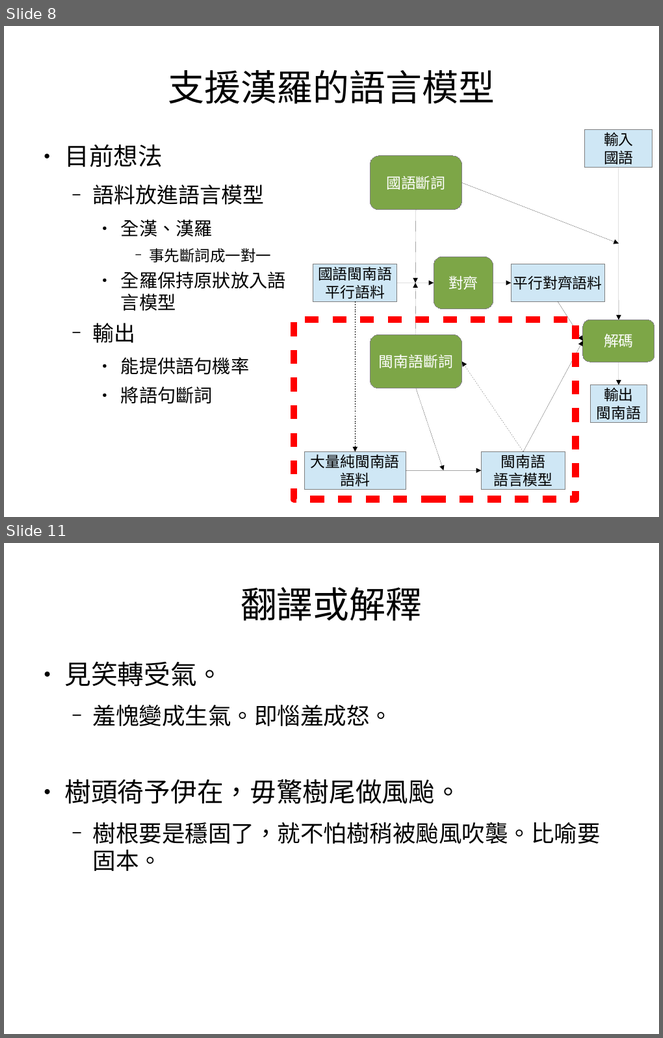
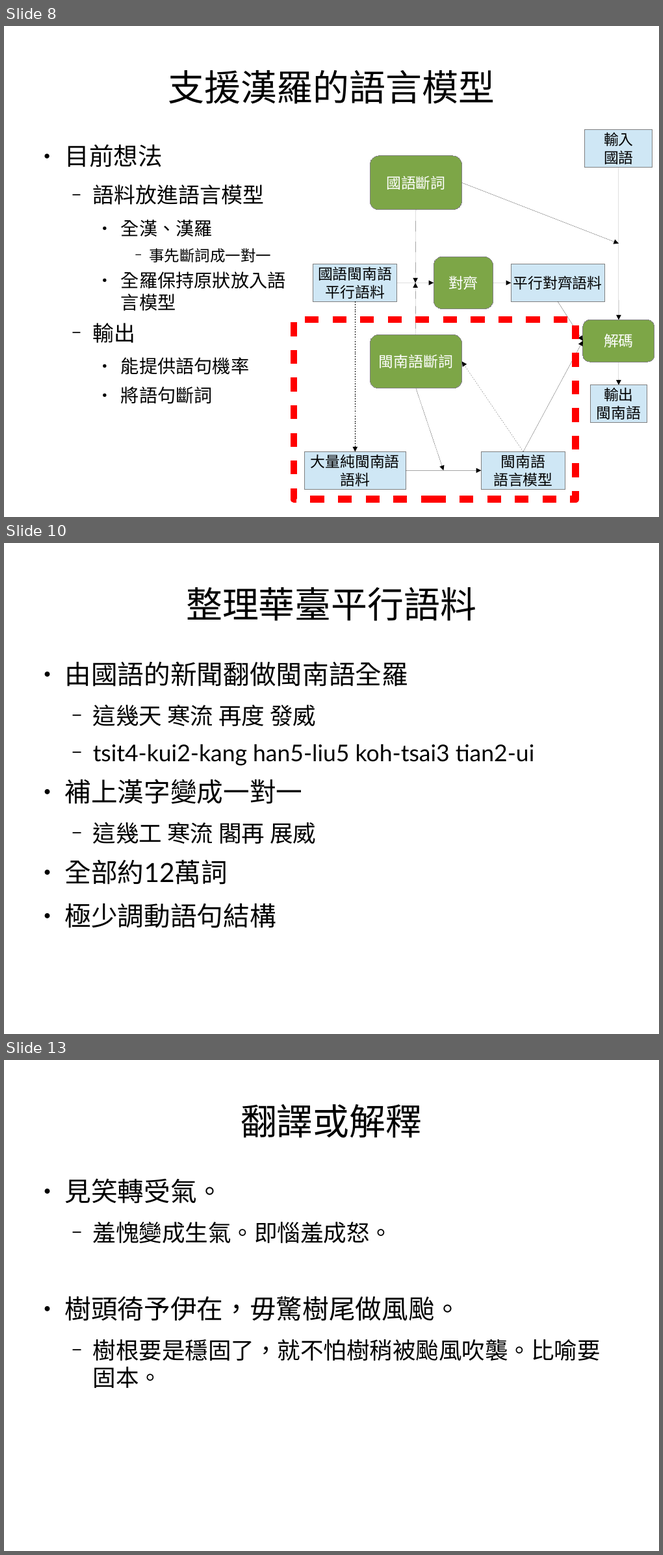
Before and after one commit to sih4sing5hong5/po3-ko3_tau5-iann2-phinn3, a slide deck: 翻譯報告.odp. Shown one above the other, each under a label of ours: slides 8 and 11 before the commit, slides 8, 10 and 13 after it; the slides between them are not shown. The pictures are 663x1038 and 663x1555 pixels, drawn with LibreOffice and Linux fonts; fonts in the diff are those of the drawing. Boxes give left, top, right and bottom in pixels: in the first picture for what was removed or moved away, otherwise in the second. Text is boxed around its words. In the diff, an @@ line names an element or a change of style, - is before the commit and + after.

Commit message:
開會前先整理一下 丞宏

```diff
--- a/翻譯報告.odp
+++ b/翻譯報告.odp
@@ slide 10 added at <box>4,543,659,1034</box>, background #FFFFFF @@
@@ title added at <box>186,587,477,621</box>, 44 pt, text #000000 @@
+整理華臺平行語料
@@ text added at <box>65,661,535,928</box>, 28 pt, text #000000 @@
+● 由國語的新聞翻做閩南語全羅
+  − 這幾天 寒流 再度 發威
+  − tsit4-kui2-kang han5-liu5 koh-tsai3 tian2-ui
+● 補上漢字變成一對一
+  − 這幾工 寒流 閣再 展威
+● 全部約12萬詞
+● 極少調動語句結構
@@ what was slide 11 is now slide 13 @@
```
Also in this commit, not shown: 4 slides changed, 4 other slides added.
